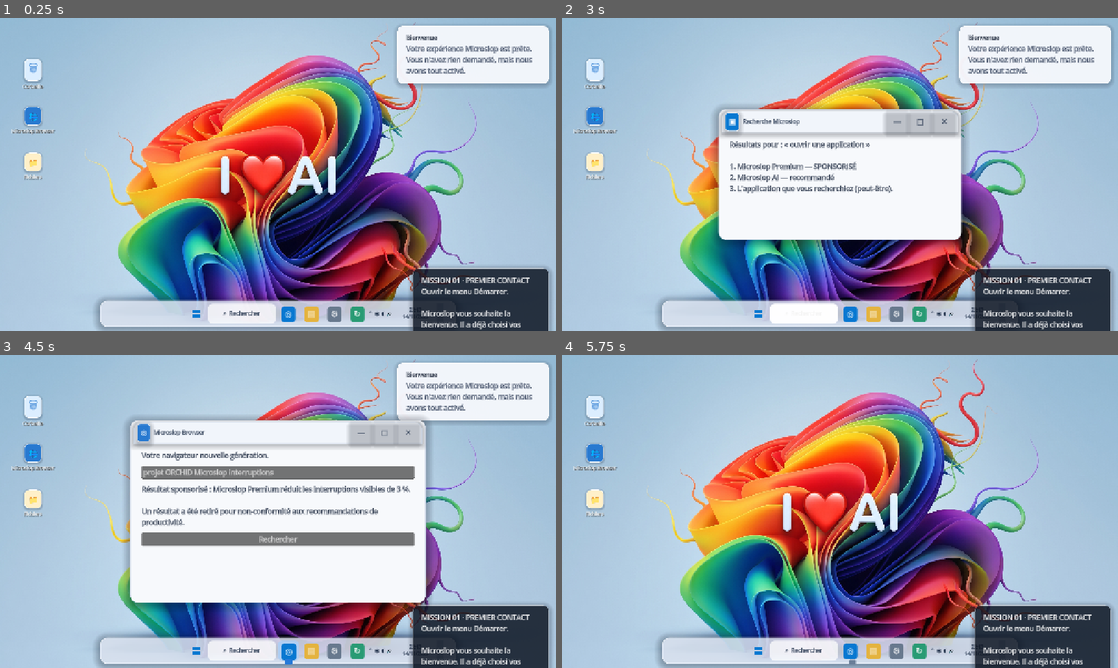
Above: before the commit, frames 1-4 (two rows, left to right).
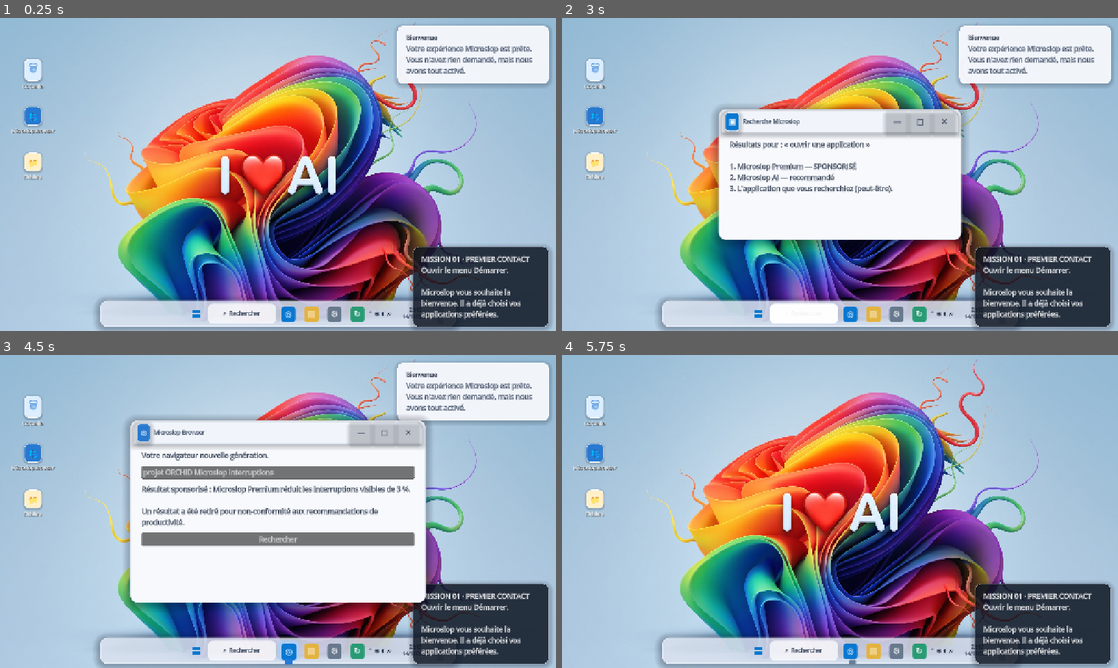
Above: after the commit, the same moments.

Repository: Likounsee/Microslop-Experience
Game: Godot game, scene res://scenes/desktop.tscn
Same seed, same stepped clock (60 frames per second), same inputs: the game is played once before the commit and once after it.
Inputs (mouse positions are in pixels of both pictures, inside the frame that each line leads up to):
- Up to frame 1 (0.25 s): no input
- Up to frame 2 (3 s): click (595, 74) at 0.52 s; click (595, 121) at 1.27 s; click (595, 168) at 2.02 s; click "⌕ Rechercher" at 2.75 s
- Up to frame 3 (4.5 s): click "—" at 3.5 s; click (289, 649) at 4.27 s
- Up to frame 4 (5.75 s): click "—" at 5 s

The runs differ from the first frame. In frame 1, 3.5% of the frame differs, in the area x 73-100%, y 72-100%; in frame 2, 3.5%; in frame 3, 3.4%; in frame 4, 3.5%.

Commit message:
Add separate home-OS DLC chapter teaser after ORCHID

Diff:
--- a/scripts/desktop.gd
+++ b/scripts/desktop.gd
@@ -23,6 +23,7 @@
 var _quick_toggle_buttons: Dictionary = {}
 var _start_open := false
 var _mission_label: Label
+var _chapter_two_button: Button
 var _mission_step := 0
 var _clock_refresh_elapsed := 0.0
 var _start_menu_tween: Tween
@@ -2423,7 +2424,7 @@
 
 	card.offset_left = -330
 
-	card.offset_top = -145
+	card.offset_top = -194
 
 	card.offset_right = -16
 
@@ -2455,13 +2456,25 @@
 	card.add_child(margin)
 
 
+	var mission_content := VBoxContainer.new()
+	mission_content.add_theme_constant_override("separation", 8)
+	margin.add_child(mission_content)
+
 	_mission_label = Label.new()
-
 	_mission_label.autowrap_mode = TextServer.AUTOWRAP_WORD_SMART
-
 	_mission_label.add_theme_color_override("font_color", Color.WHITE)
-
-	margin.add_child(_mission_label)
+	mission_content.add_child(_mission_label)
+
+	_chapter_two_button = Button.new()
+	_chapter_two_button.text = "Chapitre 2 — DLC séparé"
+	_chapter_two_button.custom_minimum_size = Vector2(0, 34)
+	_chapter_two_button.tooltip_text = "Découvrir le prochain chapitre, prévu en DLC indépendant."
+	_chapter_two_button.add_theme_stylebox_override("normal", _flat_style(Color("24466c"), 8))
+	_chapter_two_button.add_theme_stylebox_override("hover", _flat_style(Color("315d89"), 8))
+	_chapter_two_button.add_theme_stylebox_override("pressed", _flat_style(Color("193653"), 8))
+	_chapter_two_button.add_theme_color_override("font_color", Color.WHITE)
+	_chapter_two_button.pressed.connect(_show_chapter_two_dlc)
+	mission_content.add_child(_chapter_two_button)
 
 func _add_pinned_app(parent: GridContainer, glyph: String, caption: String, callback: Callable) -> void:
 
@@ -4177,6 +4190,21 @@
 		"CHAPITRE 1 TERMINÉ\nVous avez trouvé une preuve : les interruptions sont intentionnelles.\n\nMicroslop prépare déjà une enquête de satisfaction sur votre découverte."
 	]
 	_mission_label.text = missions[mini(_mission_step, missions.size() - 1)]
+	if is_instance_valid(_chapter_two_button):
+		_chapter_two_button.visible = _mission_step >= 5
+
+
+func _show_chapter_two_dlc() -> void:
+
+	var app := _open_window("Chapitre 2 — DLC indépendant", "CHAPITRE 2 · TON OS MAISON\n\nCe chapitre sera distribué séparément du jeu de base. L’histoire suivra la découverte de ton système d’exploitation, conçu pour remplacer Windows.\n\nLe contenu technique et narratif de cet OS reste volontairement à définir : il sera construit à partir des informations et fichiers que tu fourniras. Aucun nom, logo, fonction ou détail technique n’est inventé à ce stade.\n\nSTATUT : en préparation — DLC non disponible.", Vector2(560, 360))
+	var content := _get_window_content(app)
+	if content == null:
+		return
+	var note := Label.new()
+	note.text = "Le DLC aura sa propre distribution et son propre contenu. Le jeu principal conservera le chapitre ORCHID complet."
+	note.autowrap_mode = TextServer.AUTOWRAP_WORD_SMART
+	note.add_theme_color_override("font_color", Color("263247"))
+	content.add_child(note)
 
 
 func _dismiss_flyouts_on_outside_click(pointer_position: Vector2) -> void:
